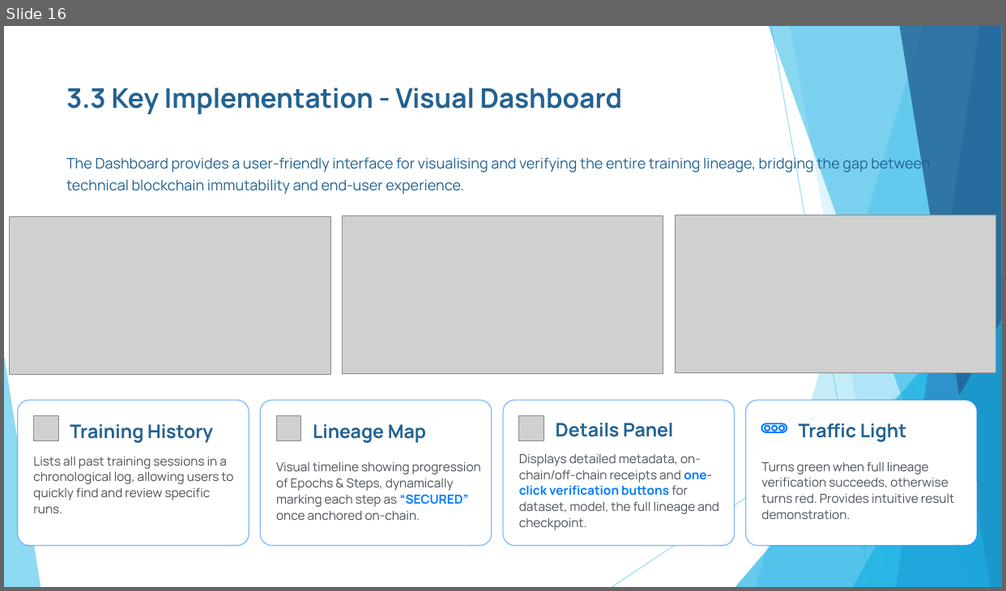
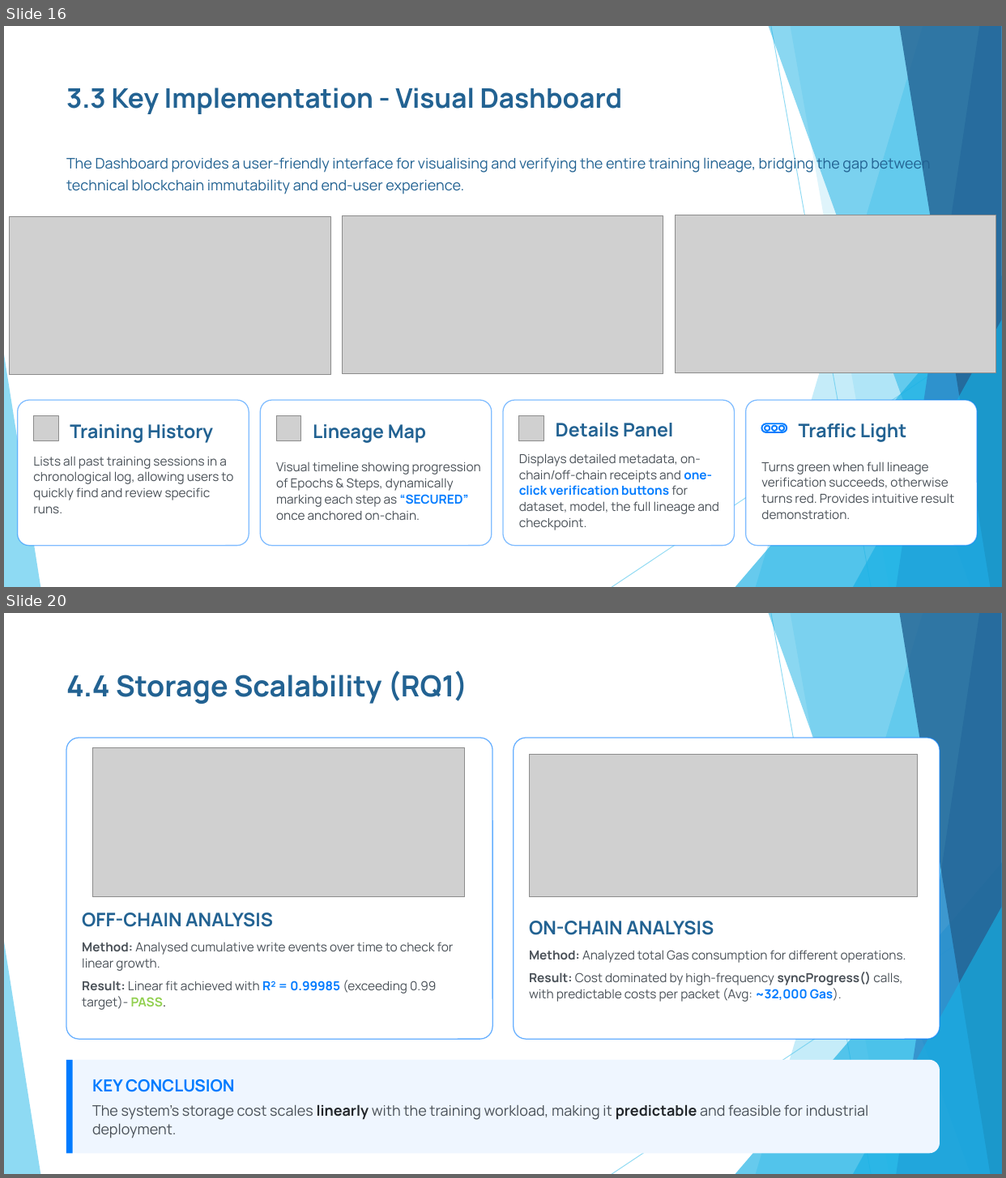
Before and after one commit to xinyuanhu1066/capstone-project, a slide deck: docs/Assessment_3_Presentation.pptx. Shown one above the other, each under a label of ours: slide 16 before the commit, slides 16 and 20 after it; the slides between them are not shown. The pictures are 1006x591 and 1006x1178 pixels, drawn with LibreOffice and Linux fonts; fonts in the diff are those of the drawing; grey boxes stand for pictures. Boxes give left, top, right and bottom in pixels: in the first picture for what was removed or moved away, otherwise in the second. Text is boxed around its words. In the diff, an @@ line names an element or a change of style, - is before the commit and + after.

```diff
--- a/docs/Assessment_3_Presentation.pptx
+++ b/docs/Assessment_3_Presentation.pptx
@@ slide 20 added at (4,613,1002,1174), background #FFFFFF; not listed: 10 template elements that a slide beside it also shows @@
@@ text added at (66,671,468,704), 28 pt, text #226292, bold @@
+4.4 Storage Scalability (RQ1)
@@ rounded rectangle added at (66,738,492,1040), fill #FFFFFF, outline #007BFF 1 pt @@
@@ picture added at (92,748,464,897) @@
@@ rounded rectangle added at (513,738,940,1040), fill #FFFFFF, outline #007BFF 1 pt @@
@@ picture added at (529,755,918,897) @@
@@ text added at (82,913,454,1010), 12 pt, text #495057 @@
+OFF-CHAIN ANALYSIS
+Method: Analysed cumulative write events over time to check for linear growth.
+Result: Linear fit achieved with R² = 0.99985 (exceeding 0.99 target)- PASS.
@@ text added at (529,921,906,1002), 12 pt, text #495057 @@
+ON-CHAIN ANALYSIS
+Method: Analyzed total Gas consumption for different operations.
+Result: Cost dominated by high-frequency syncProgress() calls, with predictable costs per packet (Avg: ~32,000 Gas).
@@ rounded rectangle added at (66,1060,940,1153), fill #EFF6FF @@
@@ rounded rectangle added at (66,1060,72,1153), fill #007BFF @@
@@ text added at (92,1080,869,1139), 14 pt, text #495057 @@
+KEY CONCLUSION
+The system's storage cost scales linearly with the training workload, making it predictable and feasible for industrial deployment.
```
Also in this commit, not shown: 6 other slides added.
